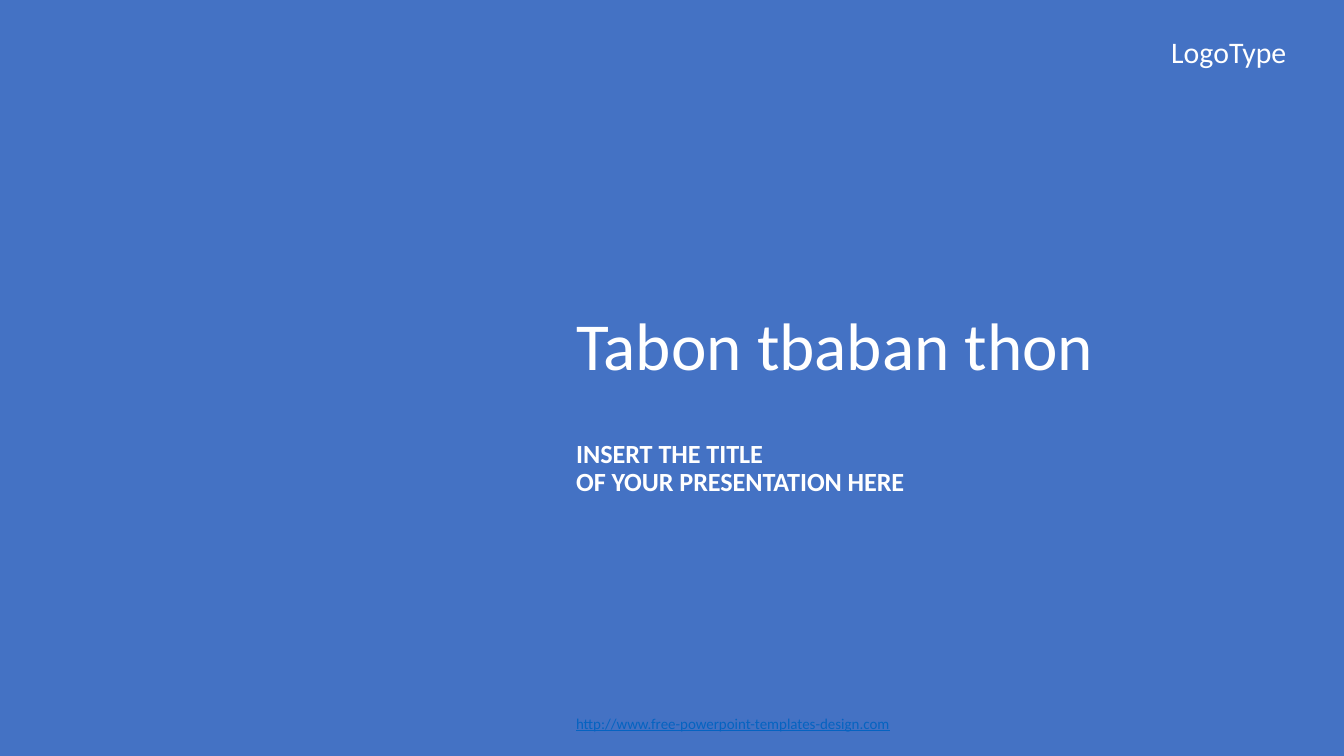
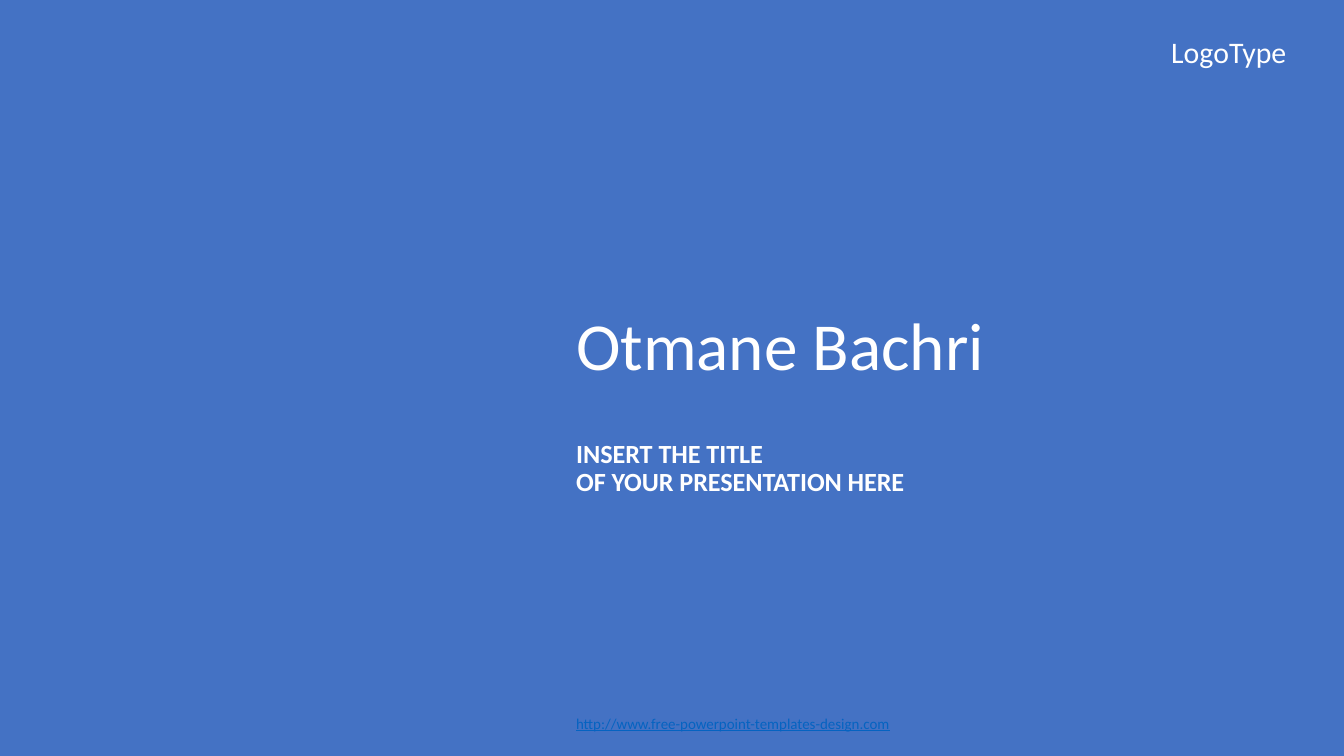
Before and after one commit to Abdelkarim-01/sdesign-pattern, a slide deck: slide 2 of DesignPatternsJEE.pptx. Drawn at 1344x756 pixels with LibreOffice and Linux fonts; fonts in the diff are those of the drawing; background and template pictures are left out. Boxes give left, top, right and bottom in pixels: in the first picture for what was removed or moved away, otherwise in the second. Text is boxed around its words. In the diff, an @@ line names an element or a change of style, - is before the commit and + after.

Commit message:
Observer

```diff
--- a/DesignPatternsJEE.pptx
+++ b/DesignPatternsJEE.pptx
@@ text at (x1=576, y1=323, x2=984, y2=371): text changed @@
-Tabon tbaban thon
+Otmane Bachri
```
